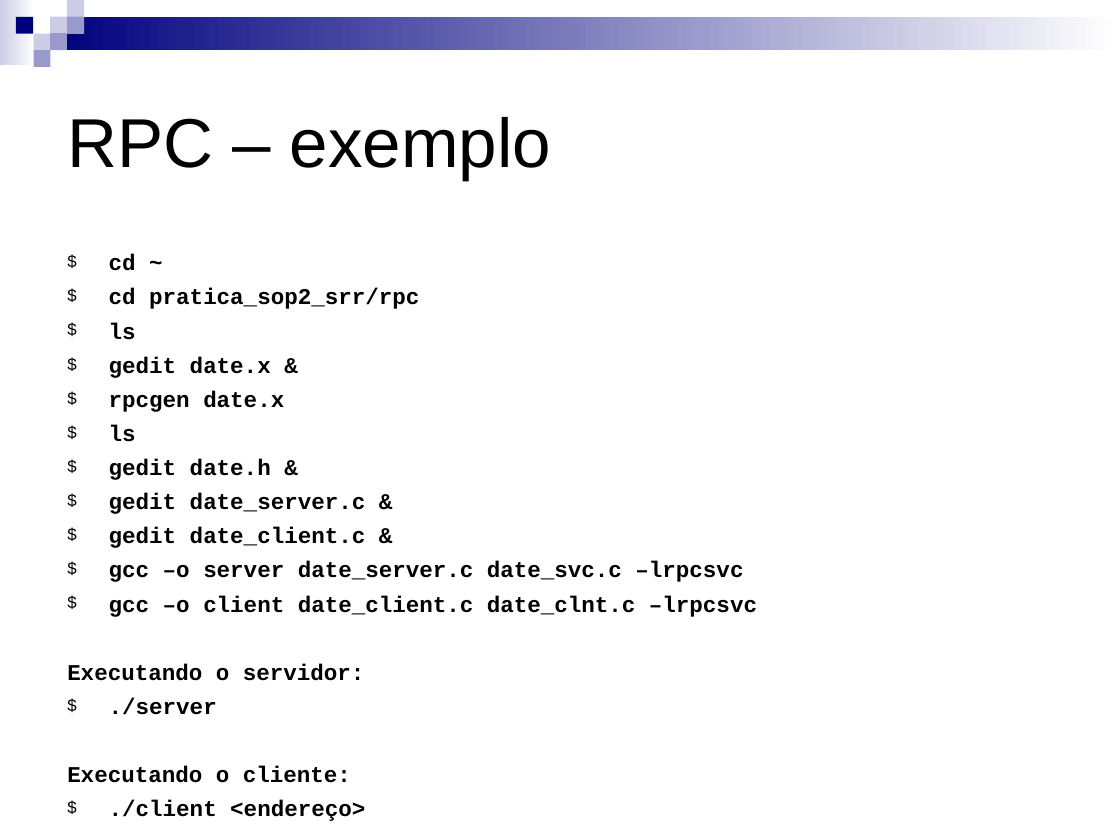
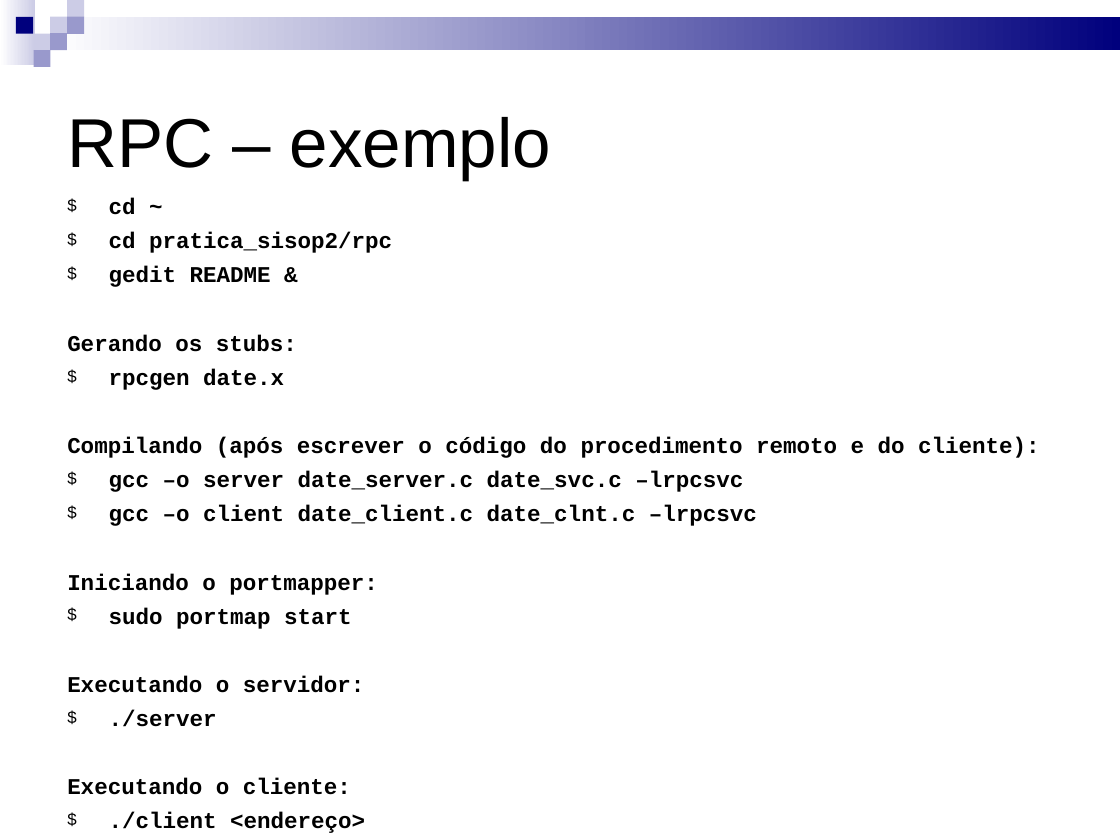
Before and after one commit to kdubezerra/kdubezerra, a slide deck: slide 22 of AD/slides_sisop2_pratica.ppt (slide 21 before the commit). Drawn at 1120x840 pixels with LibreOffice and Linux fonts; fonts in the diff are those of the drawing. Boxes give left, top, right and bottom in pixels: in the first picture for what was removed or moved away, otherwise in the second. Text is boxed around its words. In the diff, an @@ line names an element or a change of style, - is before the commit and + after.

```diff
--- a/AD/slides_sisop2_pratica.ppt
+++ b/AD/slides_sisop2_pratica.ppt
@@ rectangle at [0,0,36,65]: fill gradient #FFFFFF to #CCCCE6 to gradient #CCCCE6 to #FFFFFF @@
@@ rectangle at [51,16,1120,50]: fill gradient #FFFFFF to #00007D to gradient #00007D to #FFFFFF @@
@@ text "cd ~": place and size @@
-text "cd ~" at [67,254,757,821]
+text "cd ~" at [67,198,1040,833]
@@ text at [67,232,392,352]: text changed @@
-$ cd pratica_sop2_srr/rpc
-$ ls
-$ gedit date.x &
+$ cd pratica_sisop2/rpc
+$ gedit README &
+Gerando os stubs:
@@ text at [67,437,1040,458]: text changed @@
-$ ls
-$ gedit date.h &
-$ gedit date_server.c &
-$ gedit date_client.c &
+Compilando (após escrever o código do procedimento remoto e do cliente):
@@ text at [67,573,378,629]: paragraphs added @@
+Iniciando o portmapper:
+$ sudo portmap start
```
Also in this commit, not shown: 28 other slides changed, 2 slides added, 1 slide removed, 6 other files.
